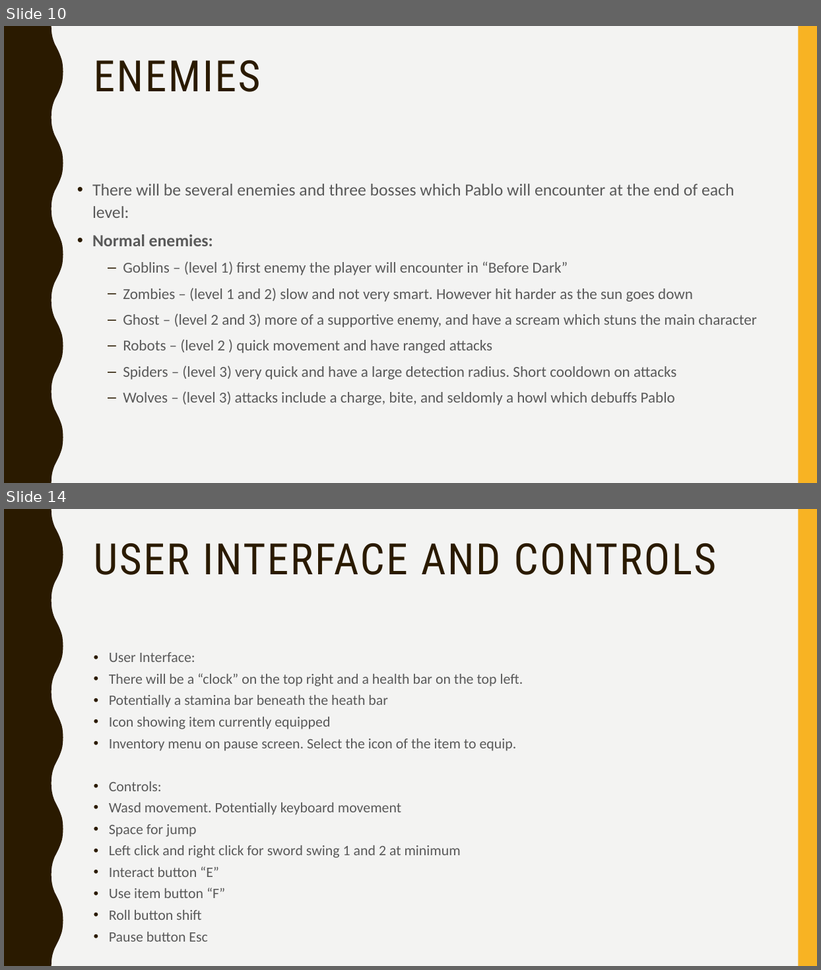
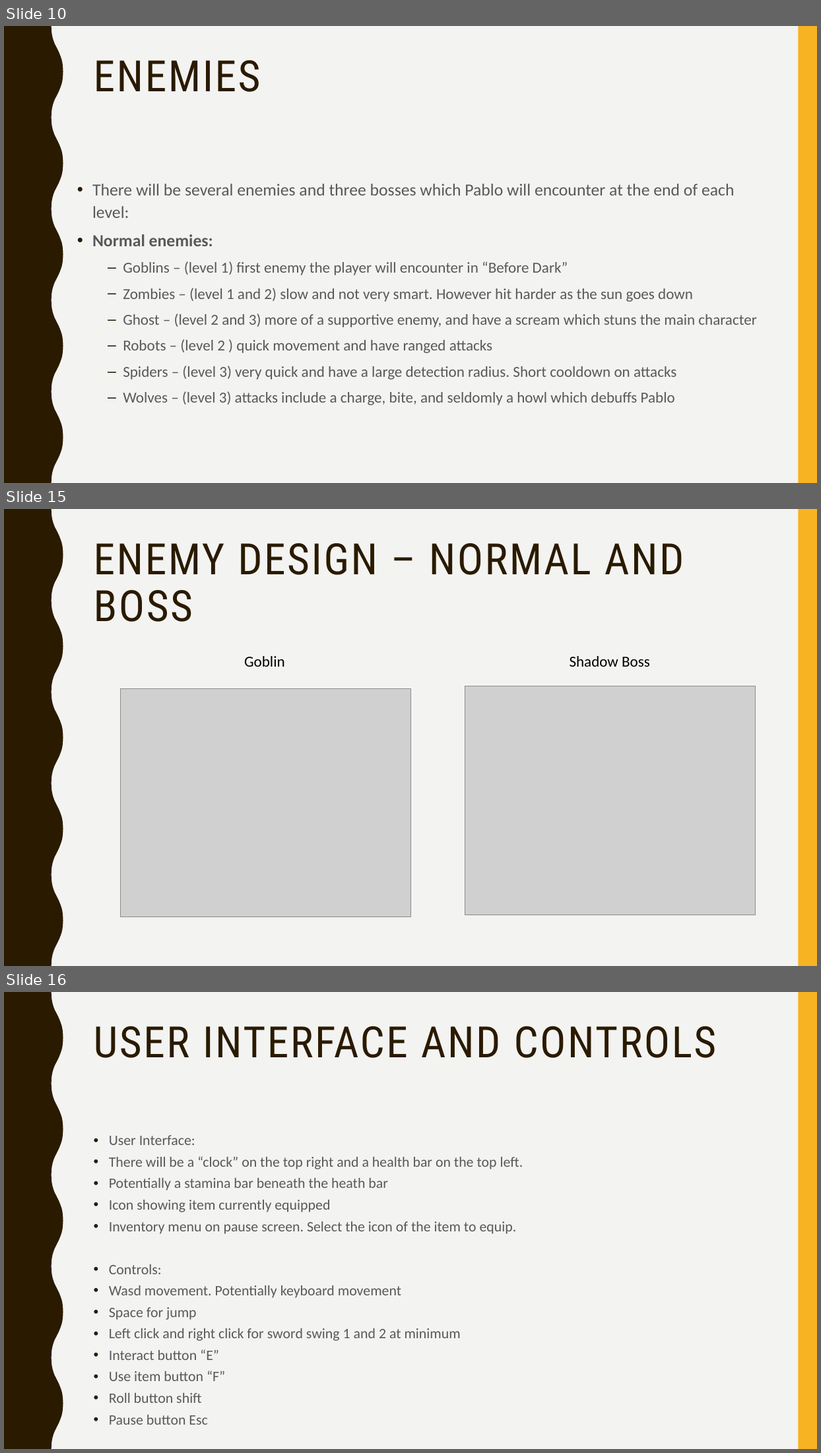
Before and after one commit to LeopoldFrilot/Before-Dark-Repo, a slide deck: VGD_Presentation.pptx. Shown one above the other, each under a label of ours: slides 10 and 14 before the commit, slides 10, 15 and 16 after it; the slides between them are not shown. The pictures are 821x970 and 821x1453 pixels, drawn with LibreOffice and Linux fonts; fonts in the diff are those of the drawing; grey boxes stand for pictures. Boxes give left, top, right and bottom in pixels: in the first picture for what was removed or moved away, otherwise in the second. Text is boxed around its words. In the diff, an @@ line names an element or a change of style, - is before the commit and + after.

```diff
--- a/VGD_Presentation.pptx
+++ b/VGD_Presentation.pptx
@@ slide 15 added at [4, 509, 817, 966], background #F3F3F2; not listed: 2 template elements that a slide beside it also shows @@
@@ title added at [94, 543, 684, 622], 51 pt, text #2A1A00 @@
+ENEMY DESIGN – NORMAL AND BOSS
@@ text added at [244, 656, 285, 667], 18 pt, text #000000 @@
+Goblin
@@ text added at [570, 656, 650, 667], 18 pt, text #000000 @@
+Shadow Boss
@@ picture added at [465, 686, 756, 915] @@
@@ picture added at [121, 689, 411, 917] @@
@@ what was slide 14 is now slide 16 @@
```
Also in this commit, not shown: 4 slides changed, 2 other slides added, 1 slide removed.
